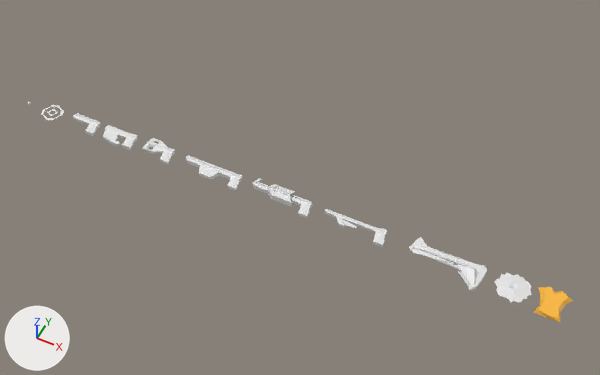
The Blender file assets/models/icons.blend as it was, and as the next commit left it.
Before and after are seen from a 50 mm lens placed at (16.1, -30.1, 39.4), pointed at (-0.1, 2.4, -1.3). Arrows for +X, +Y and +Z are at lower left; the lights stay in place.

Objects in the first picture: 'alien_item', 'alien_weapon', 'armor', 'crosshair', 'decomposer', 'laserbeam', 'nailgun', 'plasmarifle', 'spreadblaster', 'zapper'.
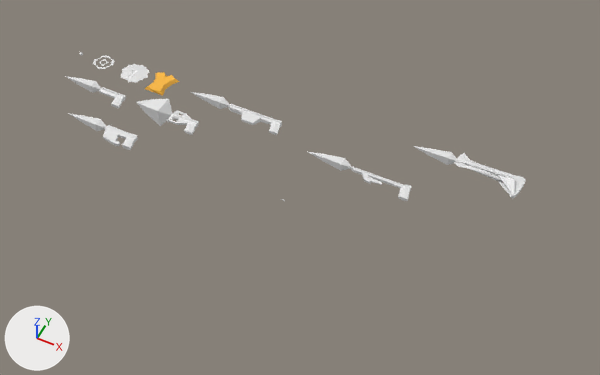
Changed parts and their boxes (x1, y1, x2, y2) in the pictures (600 x 375 px):
'alien_weapon', moved
    before: (409, 237, 487, 291)
    after: (454, 153, 526, 198)
'spreadblaster', moved
    before: (186, 155, 242, 191)
    after: (228, 103, 282, 135)
'armor', moved
    before: (534, 287, 573, 323)
    after: (145, 72, 179, 95)
'alien_item', moved
    before: (495, 272, 532, 303)
    after: (121, 64, 150, 83)
'laserbeam', moved
    before: (325, 209, 387, 247)
    after: (351, 166, 411, 201)
'plasmarifle', mesh rescaled, moved (not visible afterwards)
    before: (253, 179, 312, 218)
'decomposer', moved
    before: (142, 138, 175, 164)
    after: (167, 110, 198, 135)
'muzzle.004', added
    after: (136, 99, 172, 126)
'zapper', moved
    before: (73, 113, 101, 136)
    after: (99, 87, 126, 108)
'muzzle.005', added
    after: (308, 152, 352, 171)
'muzzle.006', added
    after: (413, 146, 457, 165)
'muzzle.001', added
    after: (191, 92, 229, 109)
'muzzle.002', added
    after: (68, 113, 107, 131)
'muzzle.003', added
    after: (65, 76, 101, 93)
'crosshair', moved
    before: (41, 105, 64, 120)
    after: (93, 55, 115, 69)

What changed in the scene script:
```text
Change me_cube_004:
    where me_cube_004.from_pydata(...)  # 188 vertices, 186 faces; spans x -3.43..0.82, y -0.68..0.86, z -0.43..0.43
    me_cube_004 part 1: the whole mesh is scaled about the mesh origin by 0.05
Add me_cube_012:
    me_cube_012.from_pydata([(0.82, -0.31, 0.31), (-0.61, -0.16, 0.16), (-0.61, -0.16, -0.16), (0.82, 0.31, 0.31), (0.82, 0.31, -0.31), (-0.61, 0.16, 0.16), (-0.61, 0.16, -0.16), (0.82, -0.31, -0.31), (-1.78, 0.0, 0.0), (1.55, 0.0, 0.0)], [], [(0, 7, 2, 1), (6, 5, 8), (0, 3, 9), (6, 2, 7, 4), (1, 5, 3, 0), (5, 6, 4, 3), (5, 1, 8), (2, 6, 8), (1, 2, 8), (4, 7, 9), (3, 4, 9), (7, 0, 9)])
Add me_cube_011:
    me_cube_011.from_pydata([(0.76, -0.7, 0.7), (-0.56, -0.37, 0.37), (-0.56, -0.37, -0.37), (0.76, 0.7, 0.7), (0.76, 0.7, -0.7), (-0.56, 0.37, 0.37), (-0.56, 0.37, -0.37), (0.76, -0.7, -0.7), (-1.62, 0.0, 0.0), (1.42, 0.0, 0.0)], [], [(0, 7, 2, 1), (6, 5, 8), (0, 3, 9), (6, 2, 7, 4), (1, 5, 3, 0), (5, 6, 4, 3), (5, 1, 8), (2, 6, 8), (1, 2, 8), (4, 7, 9), (3, 4, 9), (7, 0, 9)])
Change ob_armor:
    ob_armor.location: (17.0, 0.0, 0.0) -> (-13.0, 6.0, 0.0)
Change ob_zapper:
    ob_zapper.location: (-14.91, -0.04, 0.16) -> (-14.91, 2.96, 0.16)
Change ob_spreadblaster:
    ob_spreadblaster.location: (-3.91, 0.0, 0.16) -> (-3.91, 5.57, 0.16)
Change ob_decomposer:
    ob_decomposer.location: (-9.01, -0.04, 0.16) -> (-9.01, 2.96, 0.16)
Change ob_plasmarifle:
    ob_plasmarifle.location: (1.09, 0.0, 0.16) -> (0.0, 0.0, 0.0)
Change ob_laserbeam:
    ob_laserbeam.location: (6.09, 0.0, 0.16) -> (6.09, 3.99, 0.16)
Change ob_alien_item:
    ob_alien_item.location: (14.7, 0.0, 0.0) -> (-15.3, 6.0, 0.0)
Change ob_alien_weapon:
    ob_alien_weapon.location: (10.7, 0.0, 0.0) -> (10.7, 7.87, 0.0)
Change ob_crosshair:
    ob_crosshair.location: (-18.0, 0.0, 0.0) -> (-18.0, 6.0, 0.0)
Add ob_muzzle_006:
    ob_muzzle_006 = bpy.data.objects.new('muzzle.006', me_cube_013)  # 10 vertices, 12 faces; spans x -0.024..0.024, y -0.119..0.137, z -0.024..0.024
    ob_muzzle_006.parent = ob_alien_weapon
    ob_muzzle_006.location = (7.156, 2.199, -0.00108)
    ob_muzzle_006.rotation_euler = (0.0, 0.0, -1.571)  # degrees (0, 0, -90)
    ob_muzzle_006.scale = (-13.0, -13.0, -13.0)
Add ob_muzzle_005:
    ob_muzzle_005 = bpy.data.objects.new('muzzle.005', me_cube_012)
    ob_muzzle_005.parent = ob_laserbeam
    ob_muzzle_005.location = (1.203, 0.314, 0.189)
Add ob_muzzle_004:
    ob_muzzle_004 = bpy.data.objects.new('muzzle.004', me_cube_011)
    ob_muzzle_004.parent = ob_decomposer
    ob_muzzle_004.location = (-11.72, 3.302, 0.189)
Add ob_muzzle_003:
    ob_muzzle_003 = bpy.data.objects.new('muzzle.003', me_cube_012.copy())
    ob_muzzle_003.parent = ob_zapper
    ob_muzzle_003.location = (-17.67, 3.302, 0.189)
Add ob_muzzle_002:
    ob_muzzle_002 = bpy.data.objects.new('muzzle.002', me_cube_012.copy())
    ob_muzzle_002.parent = ob_nailgun
    ob_muzzle_002.location = (-15.06, 0.255, 0.189)
Add ob_muzzle_001:
    ob_muzzle_001 = bpy.data.objects.new('muzzle.001', me_cube_012.copy())
    ob_muzzle_001.parent = ob_spreadblaster
    ob_muzzle_001.location = (-8.749, 0.307, 0.189)
```
